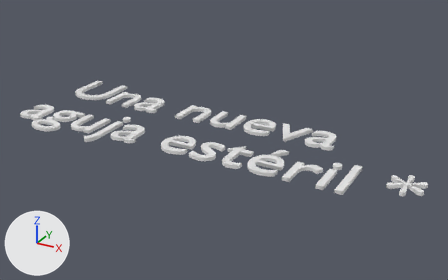
What one commit did to the Blender file Medical/Assets/AR2/Seba/IntroducciónRA2/Textos intro/Textos 4/Agujanueva.blend.
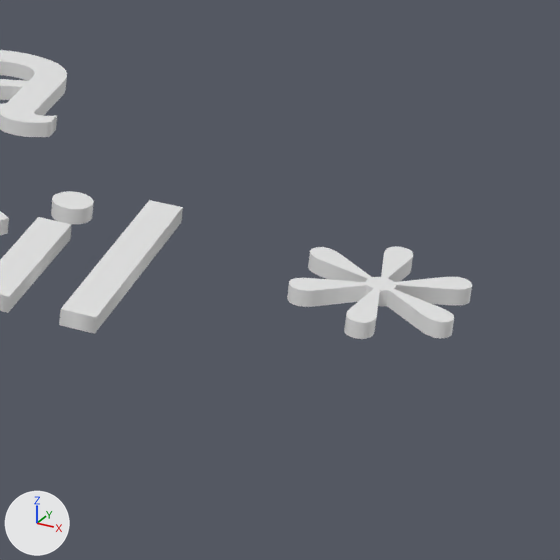
Each version is shown whole from a 50 mm camera at (7.19, -10.28, 11.89) aimed at (3.66, -3.84, 8.68), then close up on the part from 72% to 100% of the width and 43% to 88% of the height. The axes (+X, +Y, +Z) are drawn at lower left. The lights are the same throughout.

The first close-up shows 'Text'.
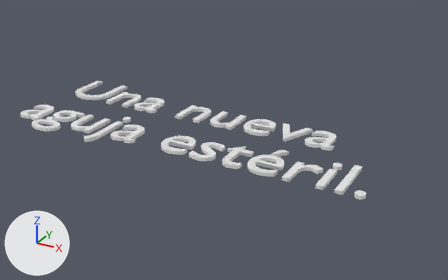
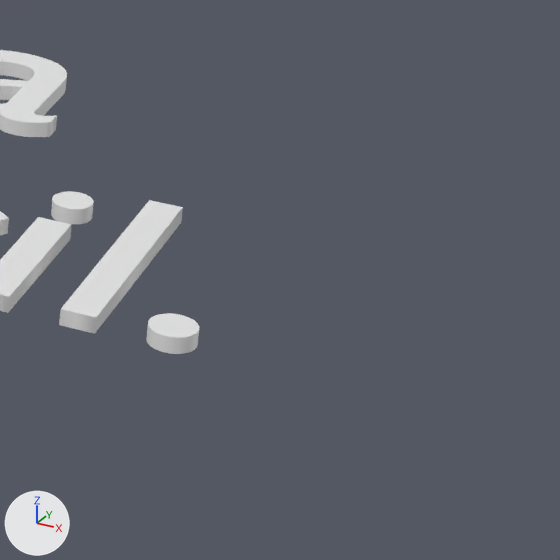
Changed parts and their boxes (x1, y1, x2, y2) in the close-ups (560 x 560 px):
'Text', text changed
    before: (0, 50, 472, 339)
    after: (0, 50, 199, 354)

The change, as a list of edits to the scene's bpy script:
```text
Change txt_text:
    txt_text.body: 'Una nueva \naguja estéril *' -> 'Una nueva \naguja estéril.'
```
